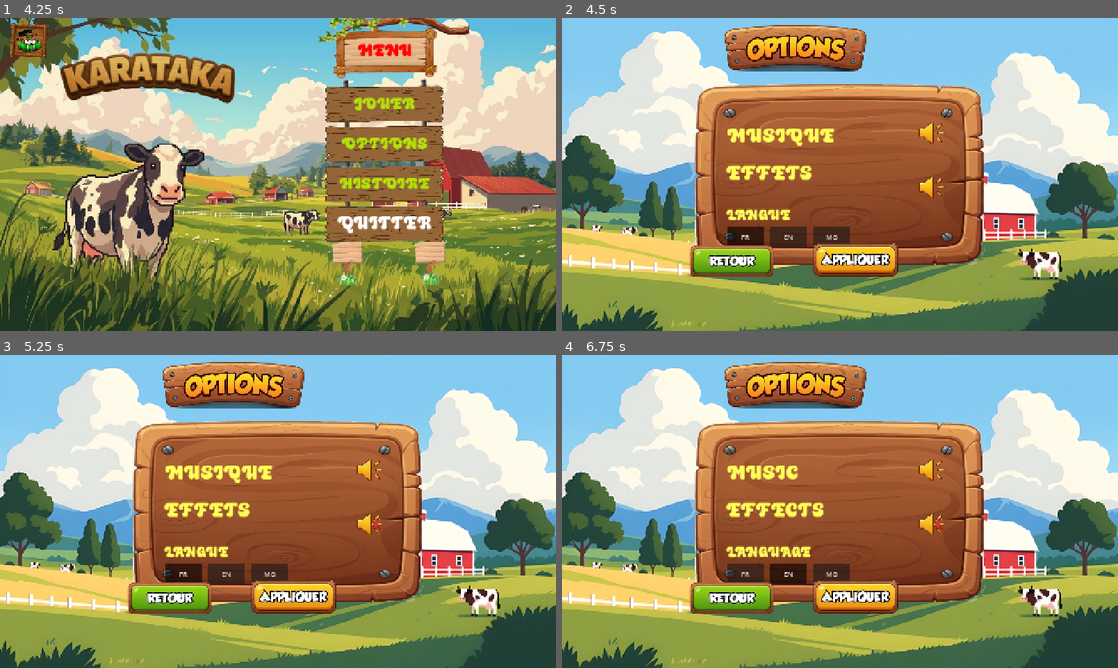
Above: before the commit, frames 1-4 (two rows, left to right).
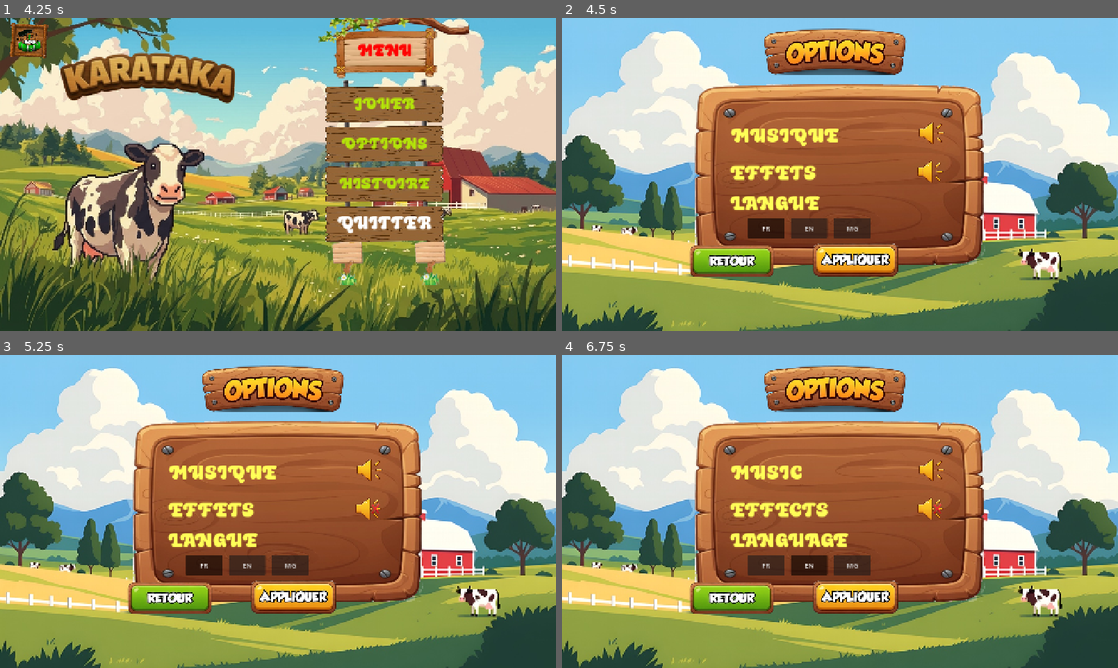
Above: after the commit, the same moments.

Repository: mosa-150505/karataka
Game: Godot game, scene res://scenes/ui/scenes/intro.tscn
Same seed, same stepped clock (60 frames per second), same inputs: the game is played once before the commit and once after it.
Inputs (mouse positions are in pixels of both pictures, inside the frame that each line leads up to; where the layout moved, square brackets give the same spot in the first picture):
- Up to frame 1 (4.25 s): move the mouse to (400, 158) at 0.52 s; hold Right (ui_right) 0.53-1.28 s; click (400, 158) at 0.67 s; move the mouse to (166, 190) at 1.27 s; hold Down (ui_down) 1.28-2.03 s; tap Enter at 2 s; move the mouse to (333, 105) at 2.02 s; hold Right (ui_right) 2.03-2.78 s; move the mouse to (250, 237) at 2.77 s; hold Up (ui_up) 2.78-3.53 s; click (250, 237) at 2.92 s; tap Space at 3.5 s; move the mouse to (444, 221) at 3.52 s; hold Left (ui_left) from 3.53 s (still down)
- Up to frame 2 (4.5 s): release Left (ui_left) at 4.25 s; click "OPTIONS" at 4.25 s
- Up to frame 3 (5.25 s): click (383, 508) [383, 524] at 5 s
- Up to frame 4 (6.75 s): click "FR" at 5.75 s; click "EN" at 6.5 s

Frame 1 is identical in both runs. In frame 2, 7.9% of the frame differs, in the area x 29-69%, y 2-74%; in frame 3, 7.9%; in frame 4, 8.0%.

Commit message:
add btns exit

Diff:
--- a/scenes/ui/scenes/option.tscn
+++ b/scenes/ui/scenes/option.tscn
@@ -81,31 +81,31 @@
 
 [node name="music" type="Label" parent="main_panel" unique_id=68535030]
 layout_mode = 0
-offset_left = 77.75
+offset_left = 87.75
 offset_top = 95.625
-offset_right = 128.75
-offset_bottom = 144.625
+offset_right = 356.75
+offset_bottom = 158.625
 theme_override_colors/font_color = Color(1, 1, 0.34117648, 1)
 theme_override_fonts/font = ExtResource("3_1e2sa")
 theme_override_font_sizes/font_size = 50
 text = "UI_MUSIC"
 
-[node name="Translator" type="Node" parent="main_panel/music"]
+[node name="Translator" type="Node" parent="main_panel/music" unique_id=1125448658]
 script = ExtResource("11_tr")
 text_key = "UI_MUSIC"
 
 [node name="effect" type="Label" parent="main_panel" unique_id=650234857]
 layout_mode = 0
-offset_left = 75.75
+offset_left = 85.75
 offset_top = 187.625
-offset_right = 252.75
-offset_bottom = 316.625
+offset_right = 420.75
+offset_bottom = 260.625
 theme_override_colors/font_color = Color(1, 1, 0.34117648, 1)
 theme_override_fonts/font = ExtResource("3_1e2sa")
 theme_override_font_sizes/font_size = 50
 text = "UI_EFFECTS"
 
-[node name="Translator" type="Node" parent="main_panel/effect"]
+[node name="Translator" type="Node" parent="main_panel/effect" unique_id=1137637653]
 script = ExtResource("11_tr")
 text_key = "UI_EFFECTS"
 
@@ -122,15 +122,14 @@
 theme_override_styles/hover = SubResource("StyleBoxEmpty_u8bav")
 expand_icon = true
 script = ExtResource("6_u8bav")
-target = "music"
-
-[node name="mute_sfx" type="Button" parent="main_panel"]
+
+[node name="mute_sfx" type="Button" parent="main_panel" unique_id=1867479789]
 custom_minimum_size = Vector2(128, 128)
 layout_mode = 0
-offset_left = 547.75
-offset_top = 190.0
-offset_right = 675.75
-offset_bottom = 318.0
+offset_left = 545.25
+offset_top = 151.625
+offset_right = 673.25
+offset_bottom = 279.625
 theme_override_constants/icon_max_width = 64
 theme_override_styles/normal = SubResource("StyleBoxEmpty_0totx")
 theme_override_styles/pressed = SubResource("StyleBoxEmpty_yfa30")
@@ -139,38 +138,37 @@
 script = ExtResource("6_u8bav")
 target = "sfx"
 
-[node name="language" type="Label" parent="main_panel"]
-layout_mode = 0
-offset_left = 75.75
-offset_top = 300.0
-offset_right = 300.0
-offset_bottom = 349.0
+[node name="language" type="Label" parent="main_panel" unique_id=93214830]
+layout_mode = 0
+offset_left = 86.25
+offset_top = 262.625
+offset_right = 469.25
+offset_bottom = 325.625
 theme_override_colors/font_color = Color(1, 1, 0.34117648, 1)
 theme_override_fonts/font = ExtResource("3_1e2sa")
-theme_override_font_sizes/font_size = 36
+theme_override_font_sizes/font_size = 50
 text = "UI_LANGUAGE"
 
-[node name="Translator" type="Node" parent="main_panel/language"]
+[node name="Translator" type="Node" parent="main_panel/language" unique_id=44307832]
 script = ExtResource("11_tr")
 text_key = "UI_LANGUAGE"
 
-[node name="LanguageContainer" type="HBoxContainer" parent="main_panel"]
-layout_mode = 0
-offset_left = 78.0
-offset_top = 350.0
-offset_right = 470.0
-offset_bottom = 400.0
+[node name="LanguageContainer" type="HBoxContainer" parent="main_panel" unique_id=1236531939]
+layout_mode = 0
+offset_left = 129.25
+offset_top = 328.625
+offset_right = 521.25
+offset_bottom = 378.625
 theme_override_constants/separation = 16
 
-[node name="fr_button" type="Button" parent="main_panel/LanguageContainer"]
+[node name="fr_button" type="Button" parent="main_panel/LanguageContainer" unique_id=1273033609]
 custom_minimum_size = Vector2(90, 45)
 layout_mode = 2
 toggle_mode = true
 text = "FR"
 script = ExtResource("10_lang")
-locale_code = "fr"
-
-[node name="en_button" type="Button" parent="main_panel/LanguageContainer"]
+
+[node name="en_button" type="Button" parent="main_panel/LanguageContainer" unique_id=2011015474]
 custom_minimum_size = Vector2(90, 45)
 layout_mode = 2
 toggle_mode = true
@@ -178,7 +176,7 @@
 script = ExtResource("10_lang")
 locale_code = "en"
 
-[node name="mg_button" type="Button" parent="main_panel/LanguageContainer"]
+[node name="mg_button" type="Button" parent="main_panel/LanguageContainer" unique_id=529823095]
 custom_minimum_size = Vector2(90, 45)
 layout_mode = 2
 toggle_mode = true
@@ -208,7 +206,7 @@
 theme_override_styles/hover = SubResource("StyleBoxTexture_046j0")
 
 [node name="Sprite2D" type="Sprite2D" parent="." unique_id=1602825455]
-position = Vector2(573, 73)
+position = Vector2(670, 83)
 scale = Vector2(0.5794702, 0.6135135)
 texture = ExtResource("9_046j0")
 
Binary file added: exit_hover.png
Not shown, added: exit_hover.png.import
Binary file added: exit_idle.png
Not shown, added: exit_idle.png.import
Not shown: 1 places in scenes/ui/scenes/option.tscn that only renumber resources
